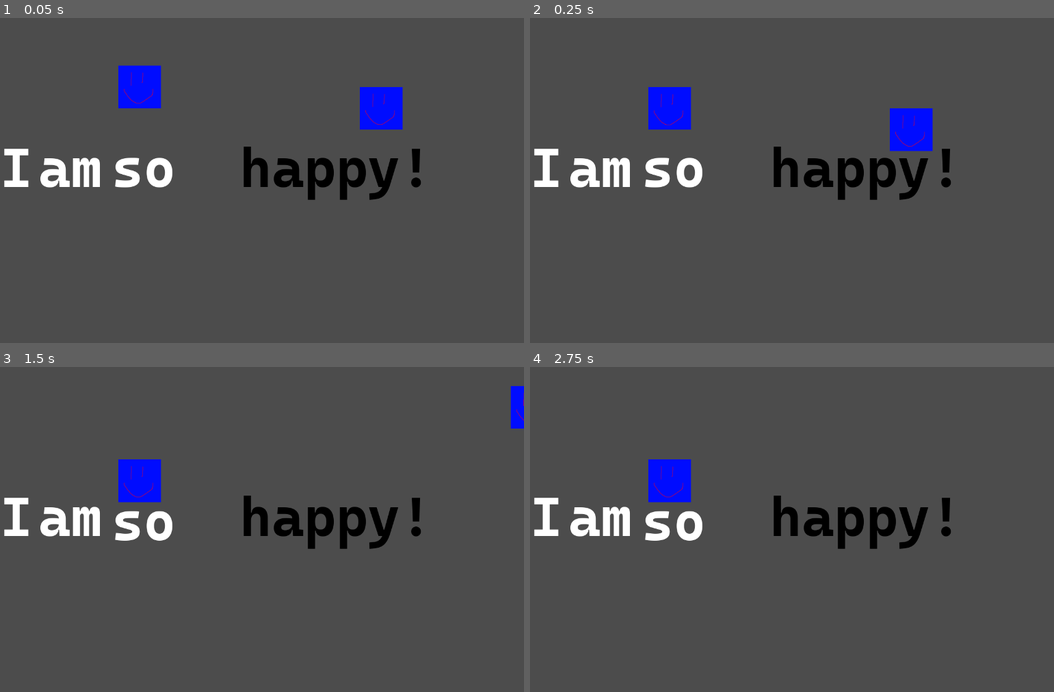
Above: before the commit, frames 1-4 (two rows, left to right).
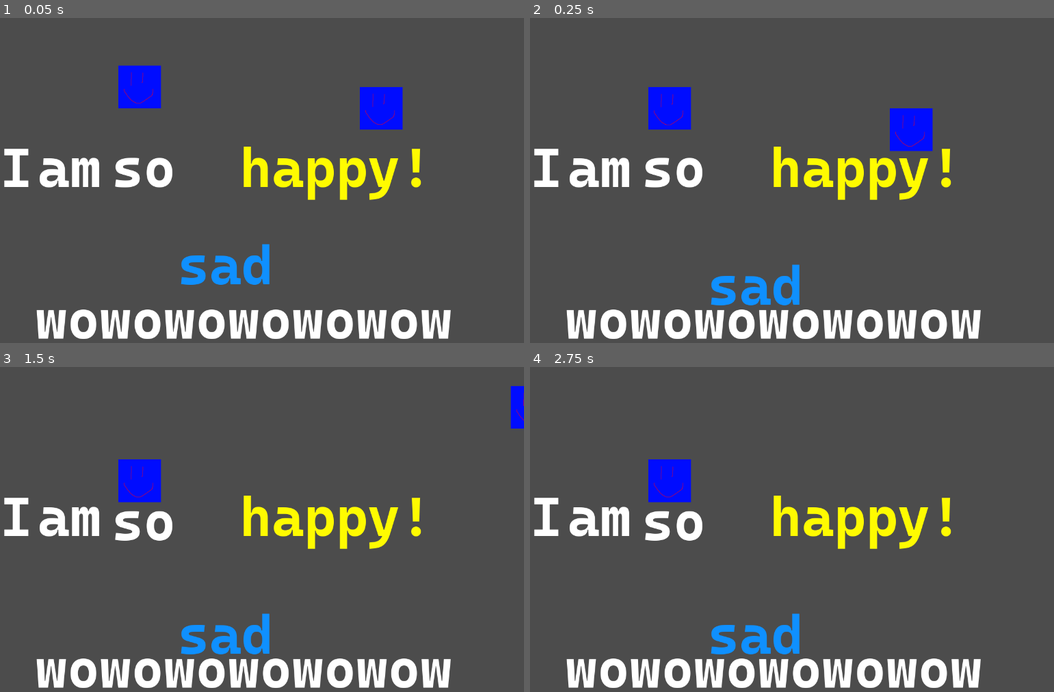
Above: after the commit, the same moments.

Repository: NitroGuy10/Chillennium2023
Game: Godot game, scene res://assets/Levels/Test_Level.tscn
Two runs of this game, one before a commit and one after it. Both use one fixed random seed, a clock stepped at 60 frames per second and the inputs below.
Inputs:
- Up to frame 1 (0.05 s): no input
- Up to frame 2 (0.25 s): no input
- Up to frame 3 (1.5 s): hold Right (ui_right) from 0.53 s (still down); tap Up (ui_up) at 0.77 s
- Up to frame 4 (2.75 s): tap Up (ui_up) at 1.52 s; tap Enter at 2 s; release Right (ui_right) at 2.03 s; hold Left (ui_left) from 2.03 s (still down)

The runs differ from the first frame. In frame 1, 7.6% of the frame differs, in the area x 6-87%, y 39-99%; in frame 2, 7.6%; in frame 3, 7.6%; in frame 4, 7.6%.

Commit message:
Pushable blocks

Diff:
--- a/assets/Levels/Test_Level.tscn
+++ b/assets/Levels/Test_Level.tscn
@@ -1,6 +1,7 @@
-[gd_scene load_steps=3 format=2]
+[gd_scene load_steps=4 format=2]
 
 [ext_resource path="res://assets/Objects/Player.tscn" type="PackedScene" id=1]
+[ext_resource path="res://assets/Objects/PushableWord.tscn" type="PackedScene" id=2]
 [ext_resource path="res://assets/Objects/WordPlatformInteractable.tscn" type="PackedScene" id=4]
 
 [node name="Test_Level" type="Node2D"]
@@ -16,6 +17,9 @@
 
 [node name="WordPlatformInteractable" parent="." instance=ExtResource( 4 )]
 position = Vector2( 59, 326 )
+__meta__ = {
+"_edit_group_": true
+}
 
 [node name="RichTextLabel" parent="WordPlatformInteractable/WordPlatformText" index="0"]
 text = "I"
@@ -27,7 +31,10 @@
 position = Vector2( 185.5, 44.5 )
 
 [node name="WordPlatformInteractable2" parent="." instance=ExtResource( 4 )]
-position = Vector2( 147.814, 326 )
+position = Vector2( 146, 326 )
+__meta__ = {
+"_edit_group_": true
+}
 
 [node name="RichTextLabel" parent="WordPlatformInteractable2/WordPlatformText" index="0"]
 text = "am"
@@ -90,7 +97,7 @@
 }
 
 [node name="RichTextLabel" parent="WordPlatformInteractable4/WordPlatformText" index="0"]
-custom_colors/default_color = Color( 0, 0, 0, 1 )
+custom_colors/default_color = Color( 1, 0.984314, 0, 1 )
 text = "happy!"
 
 [node name="CollisionStuff" parent="WordPlatformInteractable4" index="1"]
@@ -103,6 +110,50 @@
 [node name="CollisionShape2D" parent="WordPlatformInteractable4/CollisionStuff/StaticBody2D" index="0"]
 position = Vector2( 185.5, 44.5 )
 
+[node name="PushableWord" parent="." instance=ExtResource( 2 )]
+position = Vector2( 473, 540 )
+scale = Vector2( 1.00516, 1 )
+
+[node name="RichTextLabel" parent="PushableWord/RigidBody2D/WordPlatformText" index="0"]
+custom_colors/default_color = Color( 0.0588235, 0.564706, 1, 1 )
+text = "sad"
+
+[node name="CollisionShape2D" parent="PushableWord/RigidBody2D" index="1"]
+position = Vector2( 107.5, 44.5 )
+scale = Vector2( 0.64185, 1 )
+
+[node name="WordPlatformInteractable5" parent="." instance=ExtResource( 4 )]
+position = Vector2( 141, 681 )
+__meta__ = {
+"_edit_group_": true
+}
+
+[node name="RichTextLabel" parent="WordPlatformInteractable5/WordPlatformText" index="0"]
+margin_right = 1198.0
+margin_bottom = 160.0
+text = "wowowowowowow"
+
+[node name="VScrollBar2" type="VScrollBar" parent="WordPlatformInteractable5/WordPlatformText/RichTextLabel" index="0"]
+visible = false
+anchor_right = 1.0
+anchor_bottom = 1.0
+max_value = 150.0
+step = 1.0
+page = 163.0
+
+[node name="VScrollBar3" type="VScrollBar" parent="WordPlatformInteractable5/WordPlatformText/RichTextLabel" index="1"]
+visible = false
+anchor_right = 1.0
+anchor_bottom = 1.0
+step = 1.0
+
+[node name="CollisionStuff" parent="WordPlatformInteractable5" index="1"]
+position = Vector2( 0.186, 0 )
+scale = Vector2( 2.65, 1 )
+
+[node name="CollisionShape2D" parent="WordPlatformInteractable5/CollisionStuff/StaticBody2D" index="0"]
+position = Vector2( 185.5, 44.5 )
+
 [editable path="WordPlatformInteractable"]
 [editable path="WordPlatformInteractable/WordPlatformText"]
 [editable path="WordPlatformInteractable2"]
@@ -111,3 +162,7 @@
 [editable path="WordPlatformInteractable3/WordPlatformText"]
 [editable path="WordPlatformInteractable4"]
 [editable path="WordPlatformInteractable4/WordPlatformText"]
+[editable path="PushableWord"]
+[editable path="PushableWord/RigidBody2D/WordPlatformText"]
+[editable path="WordPlatformInteractable5"]
+[editable path="WordPlatformInteractable5/WordPlatformText"]
--- /dev/null
+++ b/assets/Objects/PushableWord.tscn
@@ -0,0 +1,19 @@
+[gd_scene load_steps=3 format=2]
+
+[ext_resource path="res://assets/Objects/WordPlatformText.tscn" type="PackedScene" id=1]
+
+[sub_resource type="RectangleShape2D" id=1]
+extents = Vector2( 173.5, 44.75 )
+
+[node name="PushableWord" type="Node2D"]
+
+[node name="RigidBody2D" type="RigidBody2D" parent="."]
+mode = 2
+mass = 66.52
+gravity_scale = 42.92
+
+[node name="WordPlatformText" parent="RigidBody2D" instance=ExtResource( 1 )]
+
+[node name="CollisionShape2D" type="CollisionShape2D" parent="RigidBody2D"]
+position = Vector2( 173.5, 44.5 )
+shape = SubResource( 1 )
--- a/assets/Objects/WordPlatform.tscn
+++ b/assets/Objects/WordPlatform.tscn
@@ -14,3 +14,5 @@
 shape = SubResource( 1 )
 
 [node name="WordPlatformText" parent="." instance=ExtResource( 2 )]
+
+[editable path="WordPlatformText"]
--- a/assets/Objects/WordPlatformInteractableStaticBody2D.gd
+++ b/assets/Objects/WordPlatformInteractableStaticBody2D.gd
@@ -5,7 +5,6 @@
 # var a = 2
 # var b = "text"
 
-export var pressedColor = Color(1.0, 1.0, 1.0)
 
 var pressed = false
 var text
